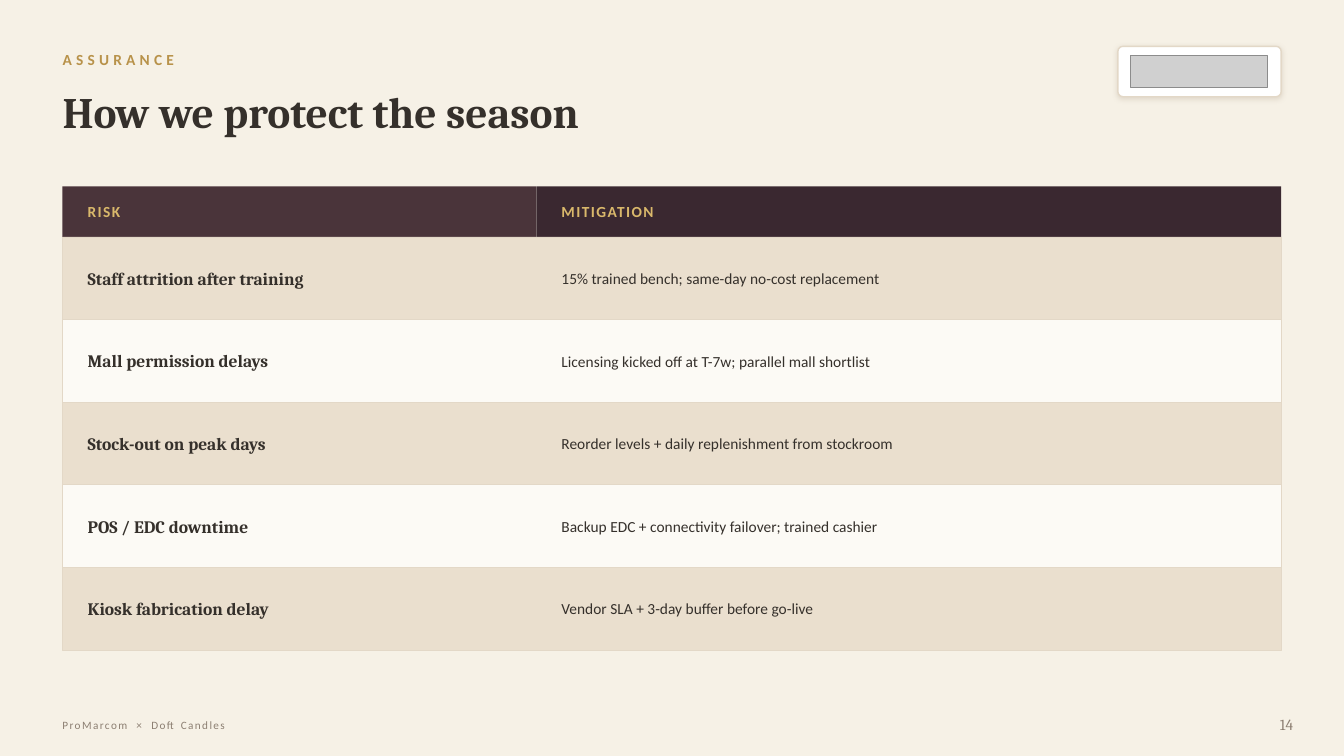
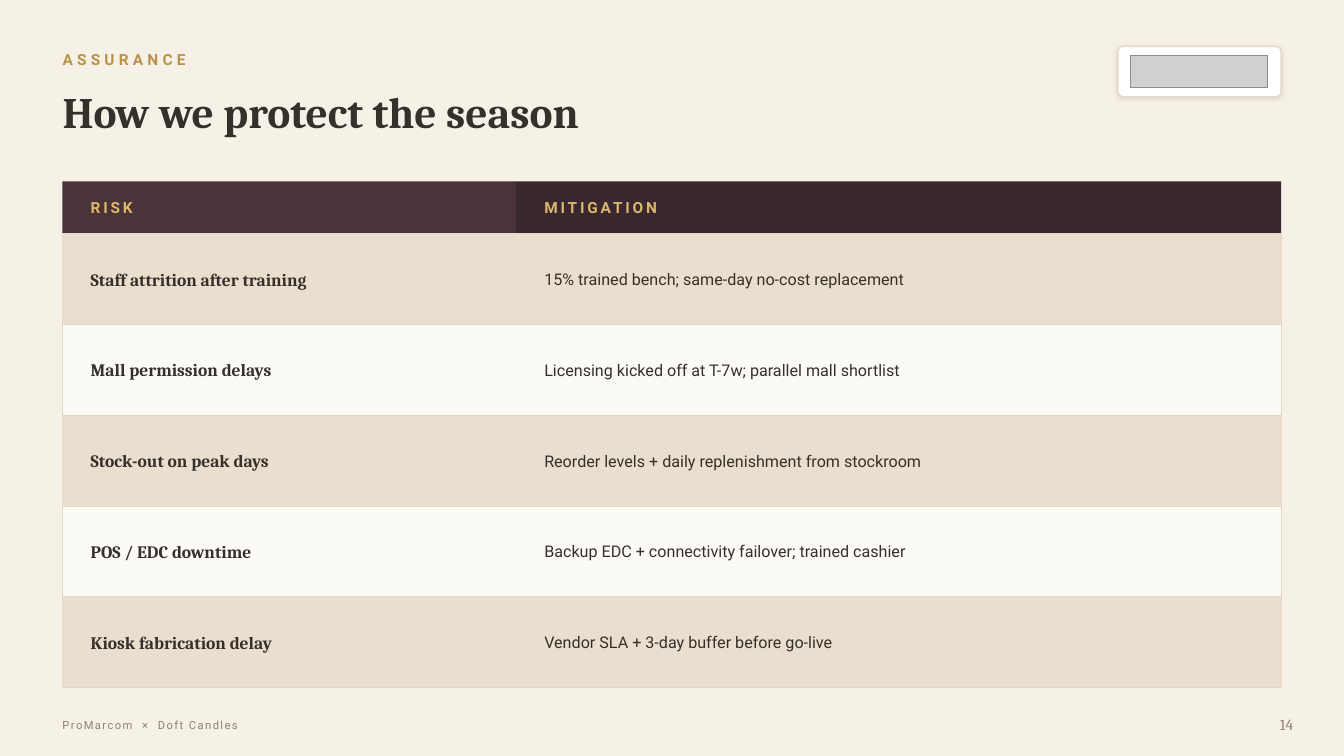
Before and after one commit to nky1103/Projects, a slide deck: slide 15 of doft_diwali_popup/Doft_Diwali_PopUp_ProMarcom_Pitch.pptx. Drawn at 1344x756 pixels with LibreOffice and Linux fonts; fonts in the diff are those of the drawing; grey boxes stand for pictures. Boxes give left, top, right and bottom in pixels: in the first picture for what was removed or moved away, otherwise in the second. Text is boxed around its words. In the diff, an @@ line names an element or a change of style, - is before the commit and + after.

```diff
--- a/doft_diwali_popup/Doft_Diwali_PopUp_ProMarcom_Pitch.pptx
+++ b/doft_diwali_popup/Doft_Diwali_PopUp_ProMarcom_Pitch.pptx
@@ text "ASSURANCE" at [63, 54, 186, 65]: font Calibri to Roboto @@
@@ rectangle: place and size @@
-rectangle at [63, 187, 536, 237]
+rectangle at [63, 181, 516, 234]
@@ text "RISK" at [91, 202, 133, 213]: font Calibri to Roboto, letter spacing 1 to 2 pt @@
@@ rectangle: place and size @@
-rectangle at [536, 187, 1281, 237]
+rectangle at [516, 181, 1281, 234]
@@ text "MITIGATION": place and size @@
-text "MITIGATION" at [561, 207, 653, 217]
+text "MITIGATION" at [544, 181, 1269, 234]
@@ text "MITIGATION" at [544, 181, 1269, 234]: font Calibri to Roboto, letter spacing 1 to 2 pt @@
@@ rectangle: place and size @@
-rectangle at [63, 237, 1281, 320]
+rectangle at [63, 234, 1281, 325]
@@ text "15% trained bench; same-day no-cost ...": place and size @@
-text "15% trained bench; same-day no-cost ..." at [561, 273, 879, 287]
+text "15% trained bench; same-day no-cost ..." at [544, 273, 903, 289]
@@ rectangle: place and size @@
-rectangle at [63, 320, 1281, 402]
+rectangle at [63, 325, 1281, 415]
@@ text "Mall permission delays": place and size @@
-text "Mall permission delays" at [88, 355, 269, 371]
+text "Mall permission delays" at [91, 364, 272, 380]
@@ text "Licensing kicked off at T-7w; ...": place and size @@
-text "Licensing kicked off at T-7w; ..." at [561, 356, 870, 370]
+text "Licensing kicked off at T-7w; ..." at [544, 363, 900, 380]
@@ rectangle: place and size @@
-rectangle at [63, 402, 1281, 485]
+rectangle at [63, 415, 1281, 506]
@@ text "Stock-out on peak days": place and size @@
-text "Stock-out on peak days" at [88, 438, 266, 454]
+text "Stock-out on peak days" at [91, 455, 269, 471]
@@ text "Reorder levels + daily replenishment ...": place and size @@
-text "Reorder levels + daily replenishment ..." at [561, 438, 892, 452]
+text "Reorder levels + daily replenishment ..." at [544, 455, 921, 471]
@@ rectangle: place and size @@
-rectangle at [63, 485, 1281, 568]
+rectangle at [63, 506, 1281, 597]
@@ text "POS / EDC downtime": place and size @@
-text "POS / EDC downtime" at [88, 521, 248, 533]
+text "POS / EDC downtime" at [91, 546, 251, 558]
@@ text "Backup EDC + connectivity failover; ...": place and size @@
-text "Backup EDC + connectivity failover; ..." at [561, 521, 877, 535]
+text "Backup EDC + connectivity failover; ..." at [544, 544, 905, 561]
@@ rectangle: place and size @@
-rectangle at [63, 568, 1281, 650]
+rectangle at [63, 597, 1281, 688]
@@ text "Kiosk fabrication delay": place and size @@
-text "Kiosk fabrication delay" at [88, 602, 269, 619]
+text "Kiosk fabrication delay" at [91, 636, 272, 653]
@@ size 11 to 11.5 pt, font Calibri to Roboto in 5 elements at [544, 273, 903, 289], [544, 363, 900, 380], [544, 455, 921, 471], [544, 544, 905, 561], [544, 636, 832, 652] @@
@@ text "Vendor SLA + 3-day buffer ...": place and size @@
-text "Vendor SLA + 3-day buffer ..." at [561, 603, 814, 617]
+text "Vendor SLA + 3-day buffer ..." at [544, 636, 832, 652]
@@ text "ProMarcom × Doft Candles" at [62, 720, 238, 729]: font Calibri to Roboto @@
```
Also in this commit, not shown: 16 other slides changed, 1 other file.
